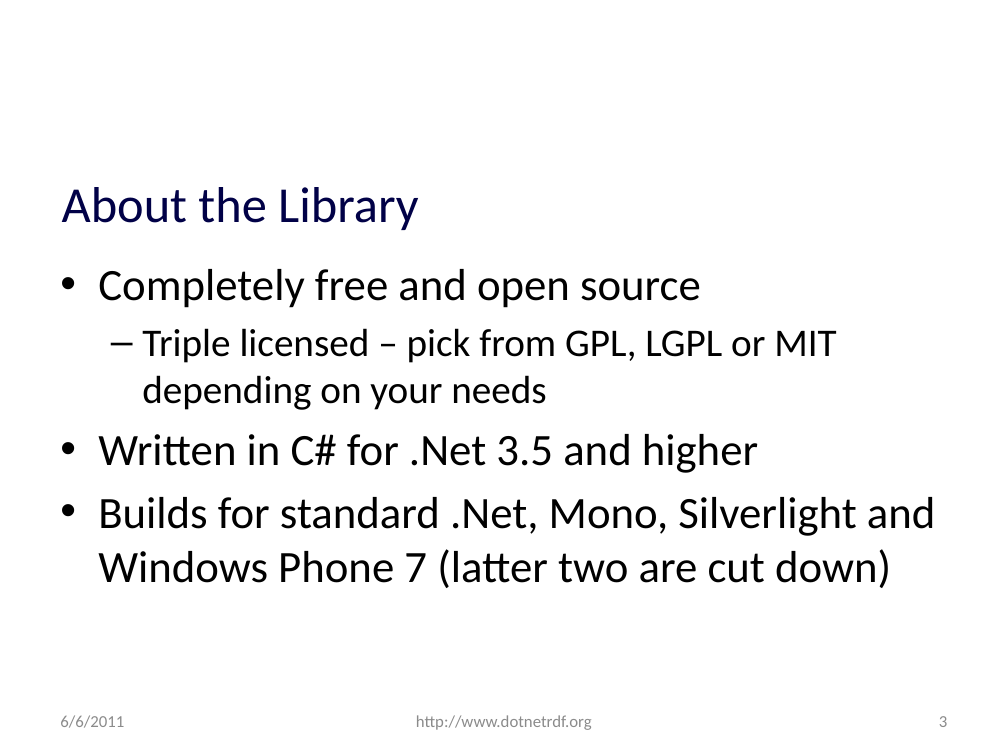
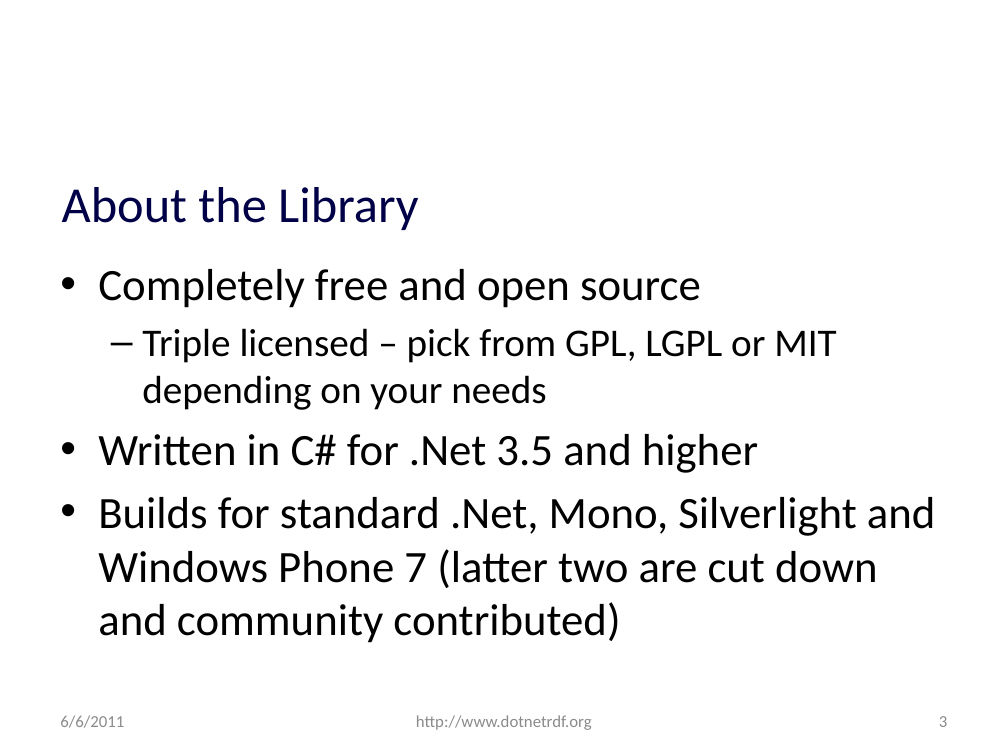
Before and after one commit to JohnGoldsmith/dotnetrdf-wiki, a slide deck: slide 3 of Slides/SemTech West 2011 Lightning Talk.pptx. Drawn at 1008x756 pixels with LibreOffice and Linux fonts; fonts in the diff are those of the drawing; background and template pictures are left out. Boxes give left, top, right and bottom in pixels: in the first picture for what was removed or moved away, otherwise in the second. Text is boxed around its words. In the diff, an @@ line names an element or a change of style, - is before the commit and + after.

```diff
--- a/Slides/SemTech West 2011 Lightning Talk.pptx
+++ b/Slides/SemTech West 2011 Lightning Talk.pptx
@@ text at bbox=[98, 497, 936, 643]: text changed @@
-• Builds for standard .Net, Mono, Silverlight and Windows Phone 7 (latter two are cut down)
+• Builds for standard .Net, Mono, Silverlight and Windows Phone 7 (latter two are cut down and community contributed)
```
Also in this commit, not shown: 7 other slides changed, 1 other file.
